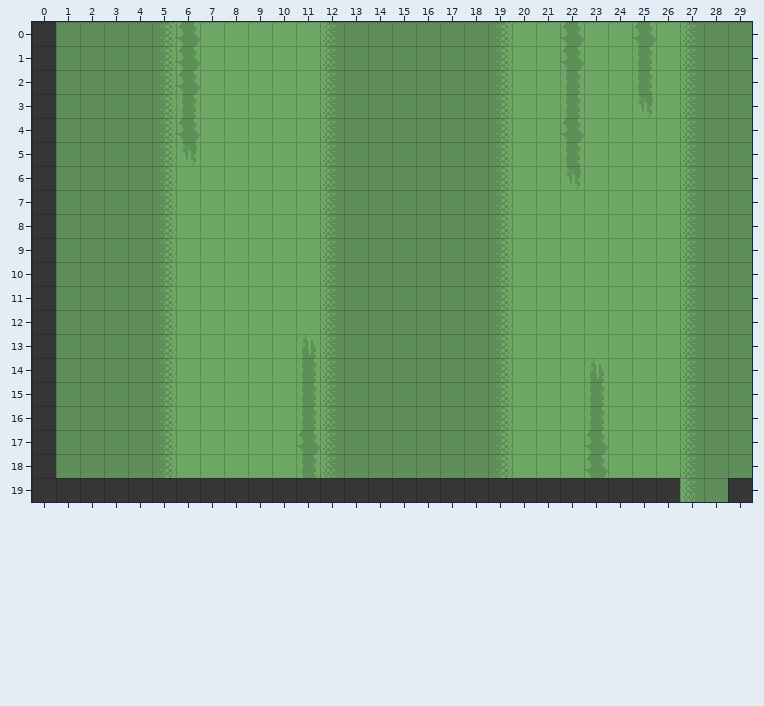
Tiled map (JSON): maps/map_3A.tmj. The picture above was drawn from the file before the commit.
Cells are 16x16 px. Shown: x 0..29, y 0..19.
And afterwards:
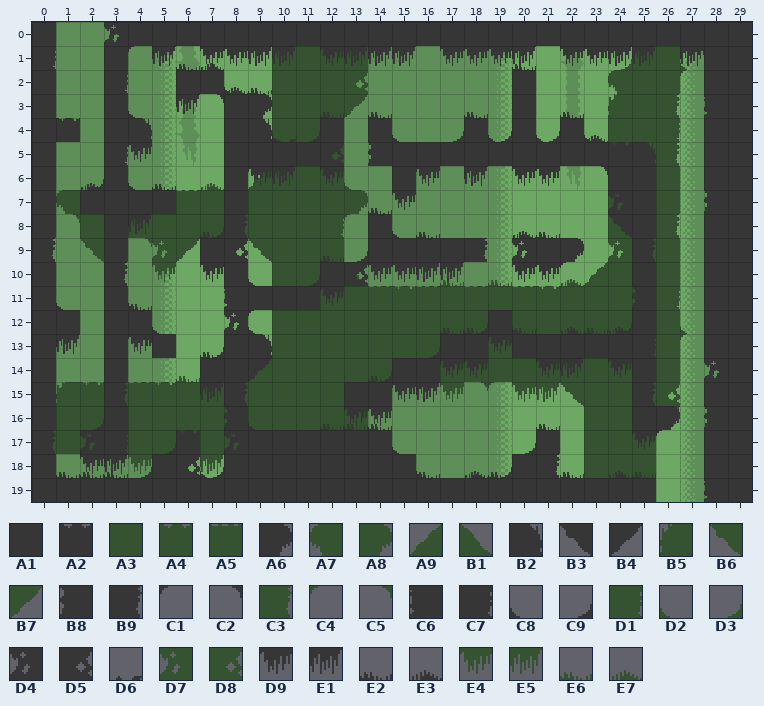
Key: from "mininicular": A1 0, A2 2, A3 4, A4 6, A5 7, A6 9, A7 12, A8 13, A9 14, B1 15, B2 17, B3 18, B4 19, B5 20, B6 22, B7 23, B8 24, B9 25, C1 26, C2 27, C3 29, C4 30, C5 31, C6 32, C7 33, C8 34, C9 35, D1 37, D2 38, D3 39, D4 40, D5 41, D6 43, D7 44, D8 45, D9 48, E1 49, E2 50, E3 51, E4 52, E5 53, E6 54, E7 55.
__ is an empty cell.
Tiles replaced or removed in this view: A1.
Difference:
Changed rows in their new state; .. is an unchanged cell.
Layer "mid":
first column x 0:
 1 .. .. .. .. .. .. .. .. .. .. A3 A3 A3 A3 .. .. .. .. .. .. .. .. .. .. D3 A3 A3 D2
 2 .. .. .. .. .. .. .. .. .. .. A3 A3 A3 D8 .. .. .. .. .. .. .. .. .. .. A7 A3 A3 C4
 3 .. .. .. .. .. .. .. .. .. .. A3 A3 A3 B7 .. .. .. .. .. .. .. .. .. .. B5 A3 C3 ..
 4 .. .. .. .. .. .. .. .. .. .. A3 A3 .. .. .. .. .. .. .. .. .. .. .. .. A3 A3 D1 ..
 5 .. .. .. .. .. .. .. .. .. .. .. .. A3 .. .. .. .. .. .. .. .. .. .. .. A3 A3 C3 ..
 6 .. .. .. .. .. .. .. E7 .. A9 A3 A3 A3 D2 .. .. .. .. .. .. .. .. .. .. .. .. A3 ..
 7 .. A7 .. .. .. .. A5 A3 .. A3 A3 A3 A3 A8 .. .. .. .. .. .. .. .. .. .. A3 .. A3 ..
 8 .. C5 A3 .. A3 A3 A3 A3 A3 A3 A3 A3 D1 C4 .. .. .. .. .. .. .. .. .. .. A3 .. C3 ..
 9 .. .. B6 .. C5 D7 B7 .. .. B6 A3 A3 A3 .. .. .. .. .. .. .. .. .. .. .. D7 A3 A3 ..
10 .. .. .. .. .. E4 .. .. .. .. A3 A3 .. B1 .. .. .. E6 .. E6 .. .. E7 A9 A3 .. A3 ..
11 .. .. .. .. .. .. .. .. .. .. .. .. A3 A3 A5 A4 A5 A3 A5 A3 A5 A4 A3 A3 A3 A3 D1 ..
12 .. .. .. .. .. .. .. .. .. .. A3 A3 A3 A3 A3 A3 A3 A3 A3 .. A3 A3 A3 A3 A3 .. A3 D2
13 .. .. .. .. .. .. .. .. .. .. A3 A3 A3 A3 A3 A3 A3 .. .. A3 .. .. .. .. .. A3 A3 C4
14 .. .. .. .. .. .. E6 .. .. A9 A3 A3 A3 A3 A3 .. .. A3 A3 A3 A3 A3 A3 A3 A3 .. A3 ..
15 .. B5 A4 A3 A5 A4 A3 A3 A3 A3 A3 A3 A3 .. .. .. .. E4 C5 C4 E4 E5 B6 A3 A3 A3 D8 ..
16 .. A3 A3 .. A3 A3 A3 A3 A3 A3 A3 A3 A3 A3 .. .. .. .. .. .. .. .. .. A3 A3 .. E5 ..
17 A3 A3 A3 A3 A3 A3 A3 A3 A3 .. .. .. .. .. .. .. .. .. .. .. .. .. .. A3 A3 A3 .. ..
18 .. .. .. .. E4 .. .. E5 .. .. .. .. .. .. .. .. .. .. .. .. .. .. .. A3 A3 A3 .. ..
Layer "ground_decoration_c":
first column x 10:
 4 D6 .. .. .. .. .. .. .. .. C8 .. C9
first column x 7:
13 .. .. .. .. .. .. .. .. .. .. .. .. C2 ..
15 .. .. .. .. .. .. .. .. C1 .. .. .. .. ..
17 .. .. .. .. .. .. .. .. C8 .. .. .. .. C9
18 C9 .. .. .. .. .. .. .. .. C8 .. .. C9 ..
Layer "ground_decoration_b":
first column x 1:
 1 .. .. .. C1 .. .. E3 .. .. .. .. .. .. .. .. .. .. .. .. E2 .. .. .. .. .. .. C2
 2 .. .. .. .. .. .. .. C8 .. .. .. .. .. .. .. .. .. .. .. .. .. .. .. .. .. .. ..
 3 .. .. .. C8 .. .. C2 .. .. .. .. .. .. .. .. .. .. .. .. .. .. .. .. .. .. .. ..
 4 .. .. .. .. .. .. .. .. .. C8 C9 .. .. .. C8 .. C9 .. C9 .. C8 .. C8 .. .. .. ..
 6 .. C9 .. C8 .. .. .. .. C1 .. .. .. .. .. .. C1 .. .. .. .. .. .. .. .. .. .. ..
 7 .. .. .. .. .. .. .. .. .. .. .. .. .. E2 .. .. .. .. .. .. .. .. .. .. .. .. ..
 8 .. .. .. .. .. .. C9 .. .. .. .. .. .. .. C8 .. .. .. .. .. .. .. .. .. .. .. ..
 9 .. .. .. .. .. .. .. .. .. .. .. .. C9 .. .. .. .. .. .. .. .. .. .. .. .. .. ..
10 .. .. .. .. .. .. .. .. C8 .. C9 .. .. .. .. .. .. .. .. .. .. .. .. .. .. .. ..
11 C8 .. .. C8 .. .. .. .. .. .. .. .. .. .. .. .. .. .. .. .. .. .. .. .. .. .. ..
12 .. .. .. .. C8 .. .. .. C1 .. .. .. .. .. .. .. .. C9 .. C8 .. .. .. C9 .. .. ..
13 .. .. .. C2 .. .. C9 .. .. .. .. .. .. .. .. C9 .. .. C1 .. .. .. .. .. .. .. ..
14 .. .. .. .. .. .. .. .. .. .. .. .. .. C9 .. .. C1 .. .. .. .. .. .. .. .. .. ..
15 .. .. .. .. .. .. .. .. .. .. .. .. .. .. C1 .. .. .. .. .. .. .. .. .. .. .. ..
16 .. C9 .. .. .. .. .. .. C8 .. .. .. E2 E2 .. .. .. .. .. .. .. .. .. .. .. .. ..
17 .. .. .. .. C9 .. .. .. .. .. .. .. .. .. .. .. .. .. .. .. .. .. .. .. .. .. ..
18 .. E2 E2 C9 .. .. C8 .. .. .. .. .. .. .. .. .. .. .. .. .. .. .. .. .. .. .. ..
Layer "ground_decoration_a":
first column x 1:
 1 .. .. .. .. E1 E2 D9 D9 E1 E1 .. D9 E1 E1 E1 .. D9 D9 D9 E1 .. D9 D9 E1 E1 .. E1
 2 .. .. .. .. .. .. .. E3 E2 .. .. .. .. .. .. .. .. .. .. .. .. .. .. .. .. .. ..
 3 .. .. .. C8 .. E1 .. .. .. .. .. E2 .. E2 .. .. .. E2 .. .. .. E2 .. .. .. .. ..
 4 .. .. .. .. .. .. .. .. .. .. .. .. .. .. .. .. .. .. .. .. .. .. E3 .. .. .. ..
 5 .. .. .. D9 .. .. .. .. .. .. .. .. .. .. .. .. .. .. .. .. .. .. .. .. .. .. ..
 6 .. E3 .. .. E2 .. .. .. D9 E1 .. D9 .. .. .. D9 .. E1 .. D9 D9 .. C2 .. .. .. ..
 7 .. .. .. .. .. .. .. .. .. .. .. .. .. .. D9 .. .. .. .. .. .. .. .. .. .. .. ..
 8 .. .. .. E1 .. .. E2 .. .. .. .. .. .. .. .. E2 .. .. .. E3 E2 .. .. B3 .. .. ..
 9 .. .. .. .. .. .. .. .. .. .. .. E2 .. .. .. .. .. .. .. .. .. .. .. .. .. .. ..
10 .. .. .. .. .. .. D9 .. .. .. .. .. .. D9 D9 E1 E1 .. .. D9 D9 C1 .. .. .. .. ..
11 .. .. .. E2 .. .. .. .. .. .. .. D9 .. .. .. .. .. .. .. .. .. .. .. .. .. .. ..
12 .. .. .. .. .. .. .. .. C8 .. .. .. .. .. .. .. E2 E2 .. E2 .. E3 E2 E3 .. .. ..
13 E1 .. .. D9 .. .. E2 .. .. .. .. .. .. .. .. .. .. .. D9 .. .. .. .. .. .. .. ..
14 .. .. .. .. .. .. .. .. B4 .. .. .. .. E2 .. .. D9 D9 .. .. D9 E1 .. D9 .. .. ..
15 .. .. .. .. .. .. E1 .. .. .. .. .. .. .. D9 E1 .. .. .. .. .. .. .. .. .. .. ..
16 .. .. .. .. .. .. .. .. .. .. .. E2 D9 D9 .. .. .. .. .. .. E2 .. .. .. .. .. ..
17 .. .. .. .. .. .. .. .. .. .. .. .. .. .. .. .. .. .. .. .. .. .. .. .. D9 C1 ..
18 E2 D9 E1 .. .. .. .. .. .. .. .. .. .. .. .. E2 .. E3 E2 .. .. E2 .. E3 E2 .. ..
Layer "ground":
first column x 0:
 0 .. .. .. D4 A1 A1 A1 A1 A1 A1 A1 A1 A1 A1 A1 A1 A1 A1 A1 A1 A1 A1 A1 A1 A1 A1 A1 A1 A1 A1
 1 C7 .. .. A1 .. .. .. .. .. .. .. .. .. .. .. .. .. .. .. .. .. .. .. .. .. .. .. .. A1 A1
 2 .. .. .. C7 .. .. A1 A1 .. .. .. .. .. .. .. .. .. .. .. .. A1 .. .. .. .. .. .. .. A1 A1
 3 .. .. .. A1 .. .. .. .. A1 A6 .. .. .. .. .. .. .. .. .. .. A1 .. .. .. .. .. .. .. C6 A1
 4 .. A2 .. A1 B2 .. .. .. A1 B2 .. .. A1 .. A1 .. .. .. A1 .. A1 .. A1 .. .. .. .. .. A1 A1
 5 .. .. .. C7 .. .. .. .. A1 A1 A1 A1 D5 .. B8 A1 A1 A1 A1 A1 A1 A1 A1 A1 A2 B2 .. .. A1 A1
 6 .. .. .. A1 .. .. .. .. A1 .. .. .. .. .. .. A1 .. .. .. .. .. .. .. .. A1 A1 .. .. A1 A1
 7 .. .. A1 A1 A1 A1 .. .. A1 .. .. .. .. .. .. .. .. .. .. .. .. .. .. .. D4 A1 .. .. B8 A1
 8 .. .. .. A1 .. .. .. .. B9 .. .. .. .. .. A1 .. .. .. .. .. .. .. .. .. .. A1 .. .. A1 A1
 9 B9 .. .. A1 .. .. .. A1 D5 .. .. .. .. .. A1 A1 A1 A1 B9 .. D4 A1 A6 .. .. B9 .. .. A1 A1
10 .. .. .. B9 .. .. .. .. A1 .. .. .. A1 D5 .. .. .. .. .. .. .. .. .. .. .. A1 .. .. A1 A1
11 .. .. .. A1 .. .. .. .. C6 A1 A1 A1 .. .. .. .. .. .. .. .. .. .. .. .. .. B8 .. .. A1 A1
12 .. A1 .. A1 A1 .. .. .. D4 .. .. .. .. .. .. .. .. .. .. A1 .. .. .. .. .. A1 .. .. A1 A1
13 .. .. .. A1 .. A1 .. .. A1 B2 .. .. .. .. .. .. .. A1 A1 .. A1 A1 A1 A1 A1 C7 .. .. A1 A1
14 .. .. .. A1 .. .. .. A1 A1 .. .. .. .. .. .. A1 A1 .. .. .. .. .. .. .. .. A1 .. .. D4 A1
15 .. .. .. B9 .. .. .. .. B9 .. .. .. .. A1 A1 .. .. .. .. .. .. .. .. .. .. B9 .. .. A1 A1
16 .. .. .. A1 .. .. .. .. B8 .. .. .. .. .. .. .. .. .. .. .. .. .. .. .. .. A1 A6 .. B8 A1
17 B9 .. D4 C7 .. .. A2 .. D4 A1 A1 A1 A1 A1 A1 .. .. .. .. .. .. A1 .. .. .. .. .. .. A1 A1
18 .. .. .. .. .. A1 D5 .. A1 A1 A1 A1 A1 A1 A1 A1 .. .. .. .. A1 B9 .. .. .. .. .. .. A1 A1
19 .. .. .. .. .. .. .. .. .. .. .. .. .. .. .. .. .. .. .. .. .. .. .. .. .. .. __ .. C6 ..
